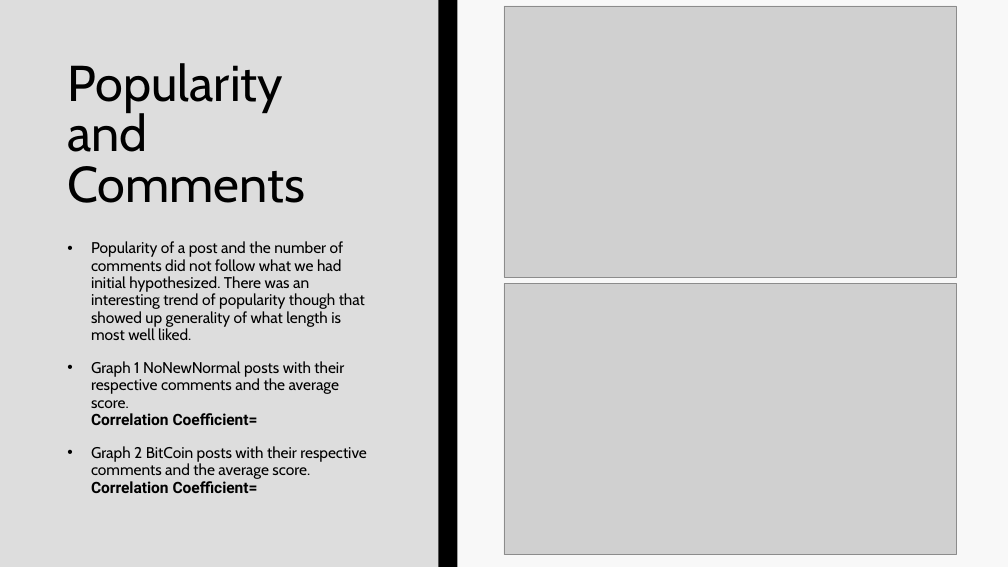
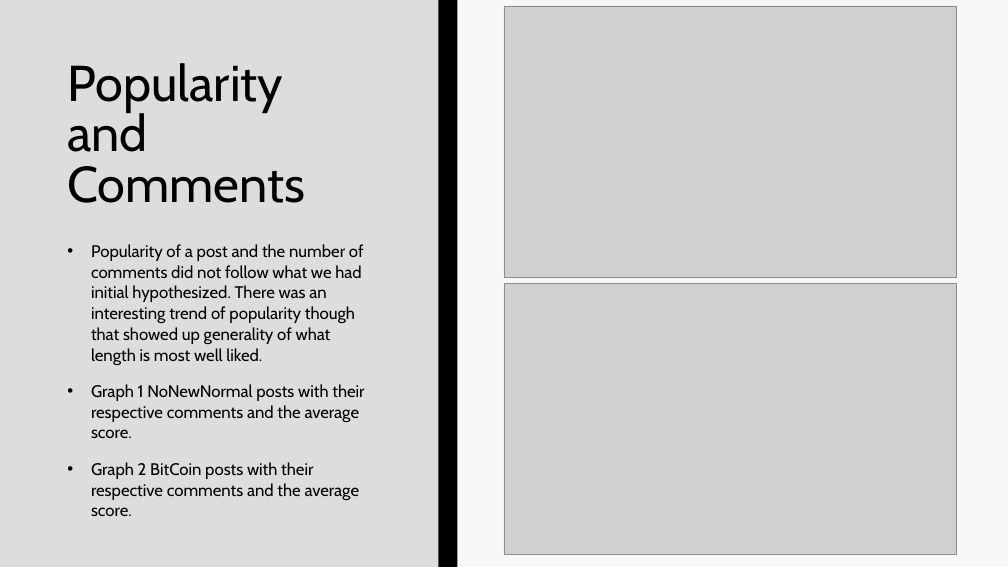
Before and after one commit to EvaTarr/CMPT412Project, a slide deck: slide 11 of presentation.pptx. Drawn at 1008x567 pixels with LibreOffice and Linux fonts; fonts in the diff are those of the drawing; grey boxes stand for pictures. Boxes give left, top, right and bottom in pixels: in the first picture for what was removed or moved away, otherwise in the second. Text is boxed around its words. In the diff, an @@ line names an element or a change of style, - is before the commit and + after.

Commit message:
-Added correlation coefficient to project and presentation

```diff
--- a/presentation.pptx
+++ b/presentation.pptx
@@ text at [91, 244, 364, 365]: size 14.8 to 16 pt in "Popularity of a post and the number ..."; line spacing 0.93 to 1.03 @@
@@ text at [91, 384, 364, 516]: text changed; size 14.8 to 16 pt @@
-• Graph 1 NoNewNormal posts with their respective comments and the average score. Correlation Coefficient=
-• Graph 2 BitCoin posts with their respective comments and the average score. Correlation Coefficient=
+• Graph 1 NoNewNormal posts with their respective comments and the average score.
+• Graph 2 BitCoin posts with their respective comments and the average score.
```
Also in this commit, not shown: 2 other slides changed, 3 other files.
